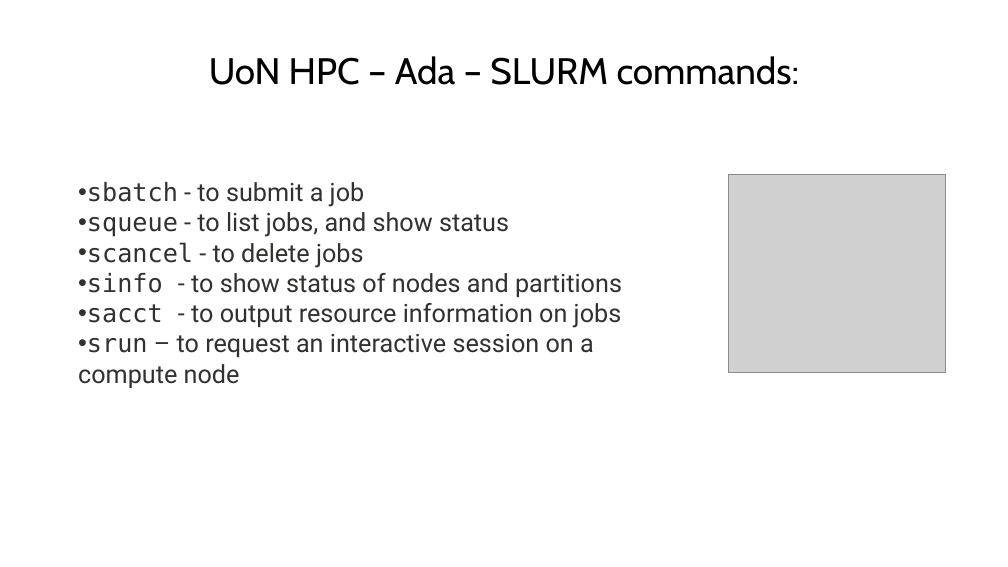
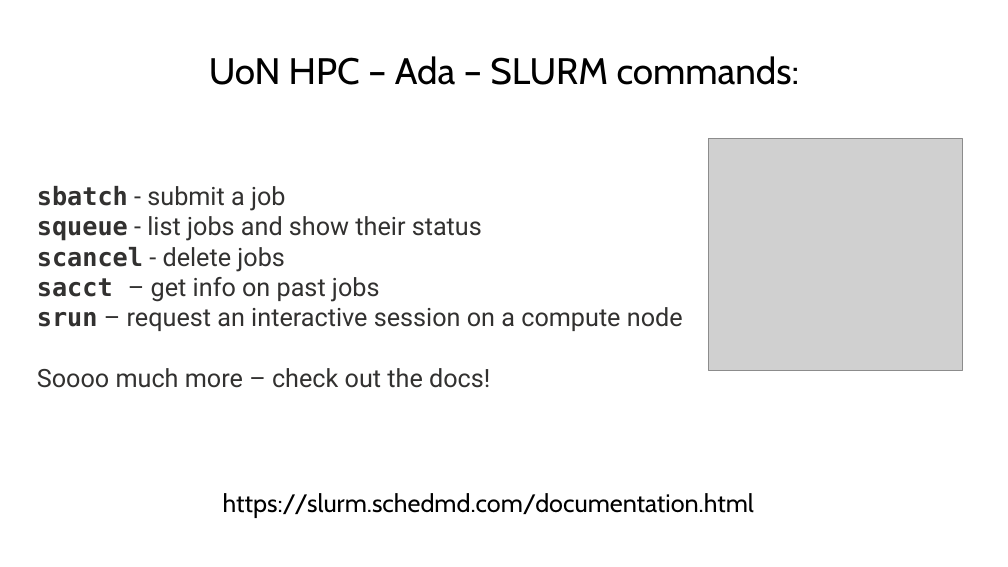
Before and after one commit to BioinformaticsMSc/LIFE4138_2627, a slide deck: slide 18 of UNIX_session_3/Ada_in_depth.pptx (slide 20 before the commit). Drawn at 1008x567 pixels with LibreOffice and Linux fonts; fonts in the diff are those of the drawing; grey boxes stand for pictures. Boxes give left, top, right and bottom in pixels: in the first picture for what was removed or moved away, otherwise in the second. Text is boxed around its words. In the diff, an @@ line names an element or a change of style, - is before the commit and + after.

Commit message:
condensing and simplifying rest of HPC information and adding the things we didn't get finished in the first session

```diff
--- a/UNIX_session_3/Ada_in_depth.pptx
+++ b/UNIX_session_3/Ada_in_depth.pptx
@@ picture: place and size @@
-picture at box(729, 174, 946, 373)
+picture at box(709, 138, 962, 371)
@@ text at box(37, 186, 683, 388): text changed @@
-• sbatch - to submit a job
-• squeue - to list jobs, and show status
-• scancel - to delete jobs
-• sinfo - to show status of nodes and partitions
-• sacct - to output resource information on jobs
-• srun – to request an interactive session on a compute node
+sbatch - submit a job
+squeue - list jobs and show their status
+scancel - delete jobs
+sacct – get info on past jobs
+srun – request an interactive session on a compute node
+Soooo much more – check out the docs!
@@ text added at box(223, 493, 754, 518), 24 pt, text #000000 @@
+https://slurm.schedmd.com/documentation.html
```
Also in this commit, not shown: 21 other slides changed, 3 slides added, 9 slides removed.
